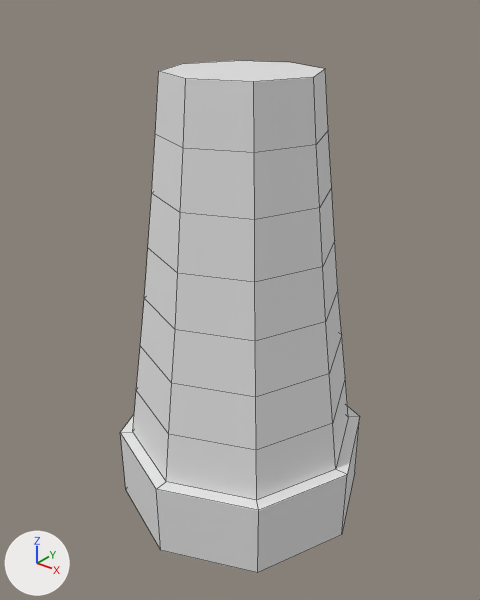
Two versions of the Blender file Assets Blender.blend, one commit apart.
Camera for both pictures: a camera (50 mm lens) standing at (14.08, -17.75, 18.2) and looking at (-0.01, -0.14, 7.28). Arrows for +X, +Y and +Z are at lower left; the lights stay in place. Mesh edges are drawn as thin lines. The same objects are shown in both versions, whatever each file hides.
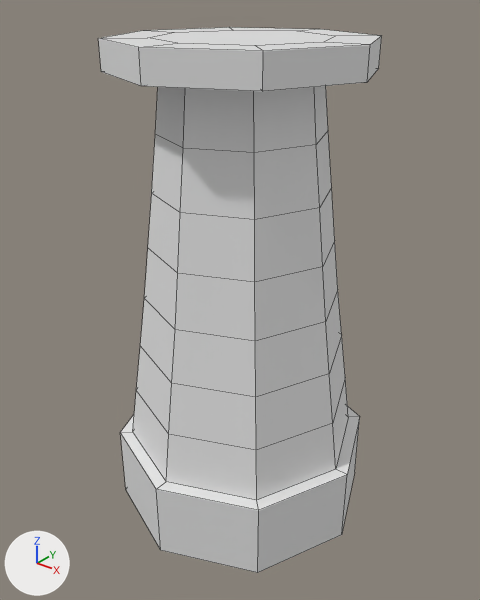
Boxes (x1, y1, x2, y2) around the edits, measured in the pictures (480 x 600 px):
'Cylinder', reshaped (18% wider, 7% taller): before (120, 61, 360, 573); after (98, 27, 382, 573)
part 1 of me_cylinder_002, built on: before (160, 61, 324, 82); after (98, 27, 382, 91)

What changed in the scene script:
```text
Change me_cylinder_002:
    used by ob_cylinder; location = (0.0, 0.0, 0.0)
    remove me_cylinder_002.from_pydata(...)  # 80 vertices, 74 faces; spans x -5.0..5.0, y -5.0..5.0, z -1.5..15.5
    add me_cylinder_002.from_pydata(...)  # 104 vertices, 98 faces; spans x -5.0..5.0, y -5.0..5.0, z -1.5..16.5
    me_cylinder_002 part 1
    1 face is deleted
    16 vertices are added at x -4.5..4.5, y -4.5..4.5, z 15.5..16.5
    8 new vertices lie (0.0, 0.0, 1.0) away from vertices in x -4.5..4.5, y -4.5..4.5, z 15.5
    25 new faces join them
```
